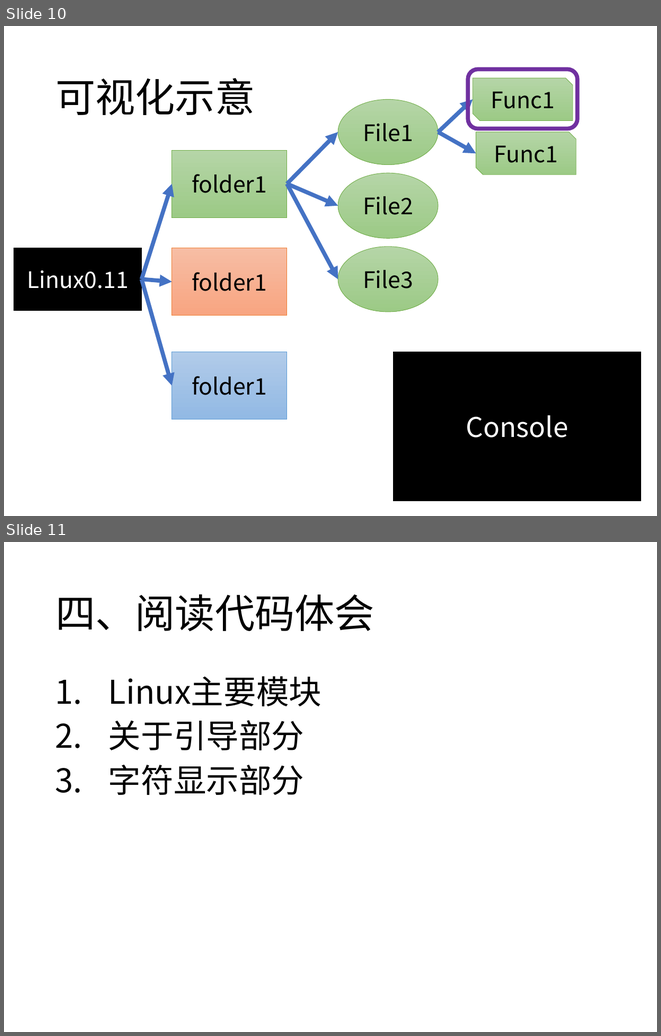
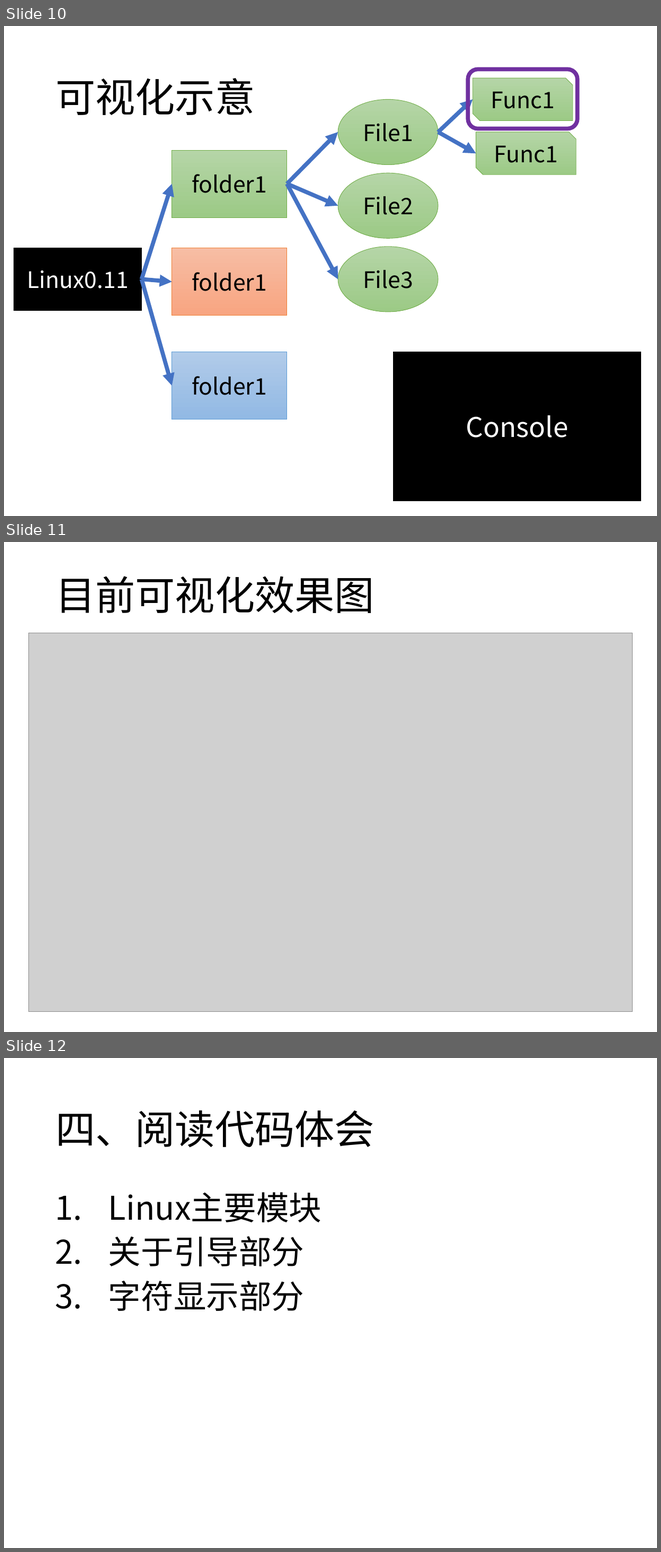
Before and after one commit to sfd158/oldlinux-homework, a slide deck: 宋振华第7周.ppt. Shown one above the other, each under a label of ours: slides 10 and 11 before the commit, slides 10, 11 and 12 after it. The pictures are 661x1036 and 661x1552 pixels, drawn with LibreOffice and Linux fonts; fonts in the diff are those of the drawing; grey boxes stand for pictures. Boxes give left, top, right and bottom in pixels: in the first picture for what was removed or moved away, otherwise in the second. Text is boxed around its words. In the diff, an @@ line names an element or a change of style, - is before the commit and + after.

Commit message:
Update 宋振华第7周.ppt
加入插图

```diff
--- a/宋振华第7周.ppt
+++ b/宋振华第7周.ppt
@@ slide 11 added at (4,542,657,1032), background #FFFFFF @@
@@ title added at (55,576,374,613), 44 pt, text #000000 @@
+目前可视化效果图
@@ picture added at (29,633,633,1012) @@
@@ what was slide 11 is now slide 12 @@
```
